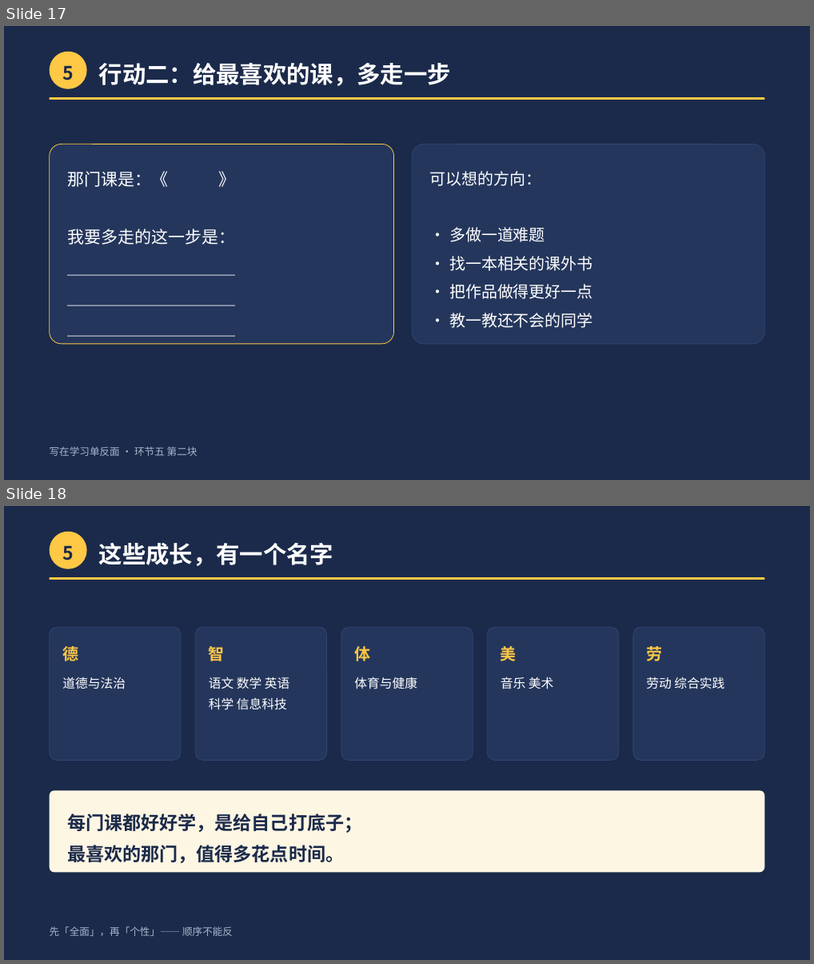
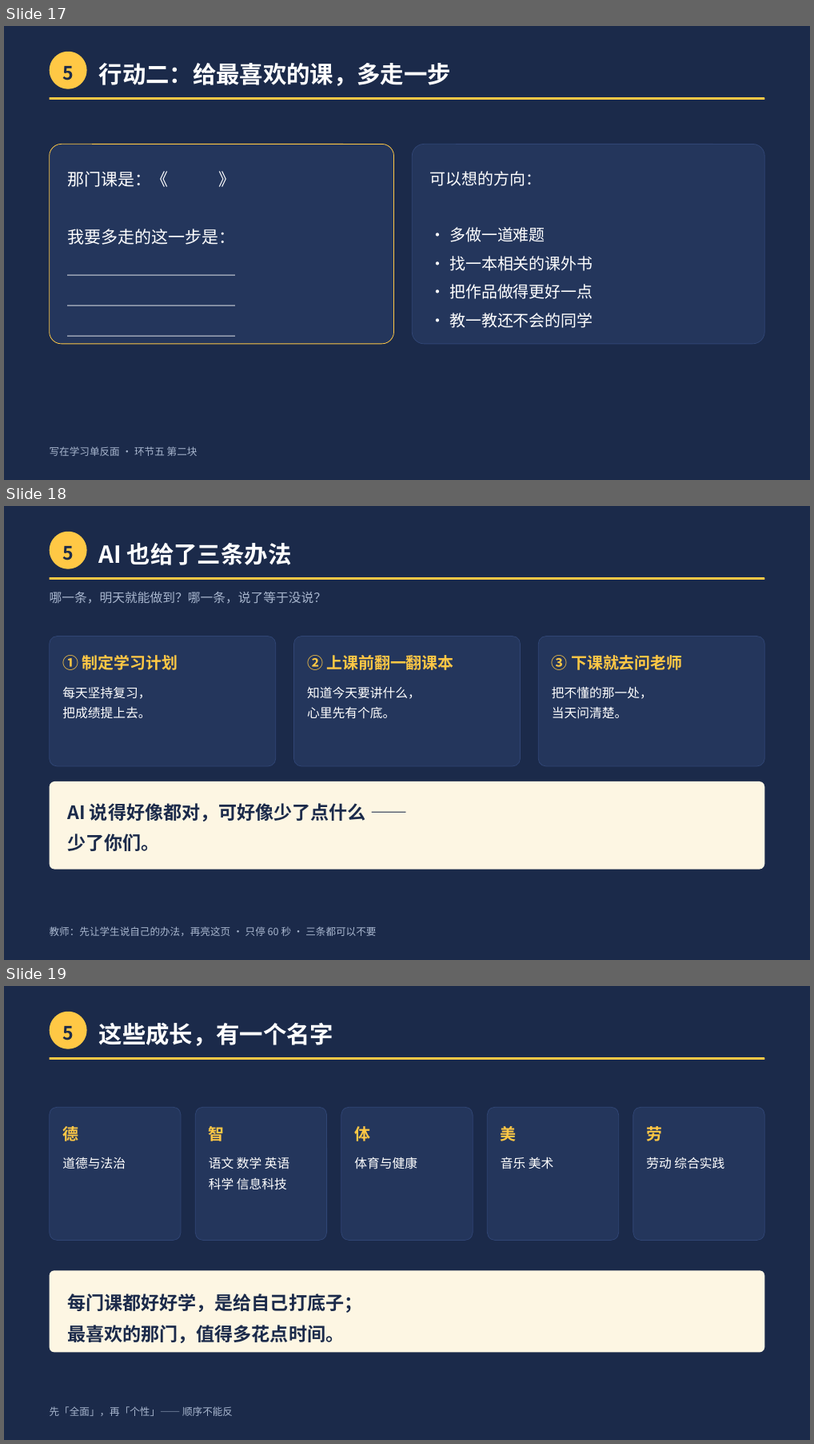
Before and after one commit to 201650545/chenzhou-ideology-competition, a slide deck: 4-要交的材料/第1课成品/第1课_课件.pptx. Shown one above the other, each under a label of ours: slides 17 and 18 before the commit, slides 17, 18 and 19 after it. The pictures are 814x964 and 814x1444 pixels, drawn with LibreOffice and Linux fonts; fonts in the diff are those of the drawing. Boxes give left, top, right and bottom in pixels: in the first picture for what was removed or moved away, otherwise in the second. Text is boxed around its words. In the diff, an @@ line names an element or a change of style, - is before the commit and + after.

```diff
--- a/4-要交的材料/第1课成品/第1课_课件.pptx
+++ b/4-要交的材料/第1课成品/第1课_课件.pptx
@@ slide 18 added at (4, 506, 810, 960), background #1B2A4A @@
@@ ellipse added at (50, 532, 87, 569), fill #FFC845 @@
@@ text added at (62, 546, 74, 560), 22 pt, text #1B2A4A, bold @@
+5
@@ text added at (99, 543, 292, 565), 28 pt, text #FFFFFF, bold @@
+AI 也给了三条办法
@@ rounded rectangle added at (50, 577, 765, 580), fill #FFC845 @@
@@ text added at (50, 592, 326, 604), 15 pt, text #A8B6CE @@
+哪一条，明天就能做到？哪一条，说了等于没说？
@@ rounded rectangle added at (50, 636, 276, 766), fill #24365C, outline #304574 0.75 pt @@
@@ rounded rectangle added at (294, 636, 520, 766), fill #24365C, outline #304574 0.75 pt @@
@@ rounded rectangle added at (538, 636, 765, 766), fill #24365C, outline #304574 0.75 pt @@
@@ text added at (62, 655, 178, 670), 19 pt, text #FFC845, bold @@
+① 制定学习计划
@@ text added at (307, 655, 454, 670), 19 pt, text #FFC845, bold @@
+② 上课前翻一翻课本
@@ text added at (552, 655, 682, 670), 19 pt, text #FFC845, bold @@
+③ 下课就去问老师
@@ text added at (62, 687, 150, 719), 15 pt, text #FFFFFF @@
+每天坚持复习，
+把成绩提上去。
@@ text added at (307, 687, 421, 719), 15 pt, text #FFFFFF @@
+知道今天要讲什么，
+心里先有个底。
@@ text added at (552, 686, 653, 719), 15 pt, text #FFFFFF @@
+把不懂的那一处，
+当天问清楚。
@@ rounded rectangle added at (50, 781, 765, 869), fill #FDF6E3 @@
@@ text added at (67, 803, 366, 851), 22 pt, text #1B2A4A, bold @@
+AI 说得好像都对，可好像少了点什么 ——
+少了你们。
@@ text added at (50, 926, 376, 936), 12 pt, text #A8B6CE @@
+教师：先让学生说自己的办法，再亮这页 · 只停 60 秒 · 三条都可以不要
@@ what was slide 18 is now slide 19 @@
```
Also in this commit, not shown: 16 other files.
